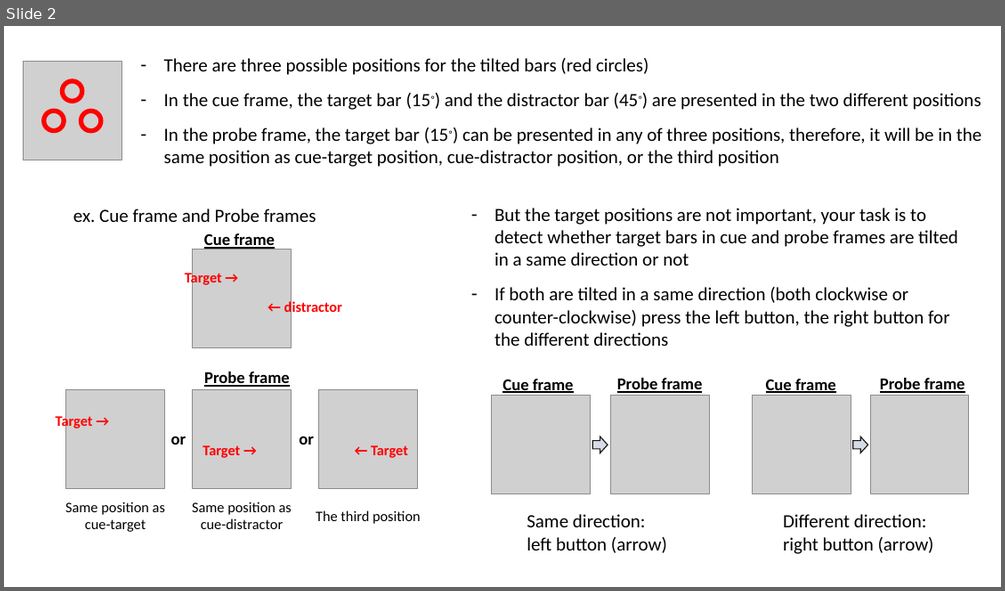
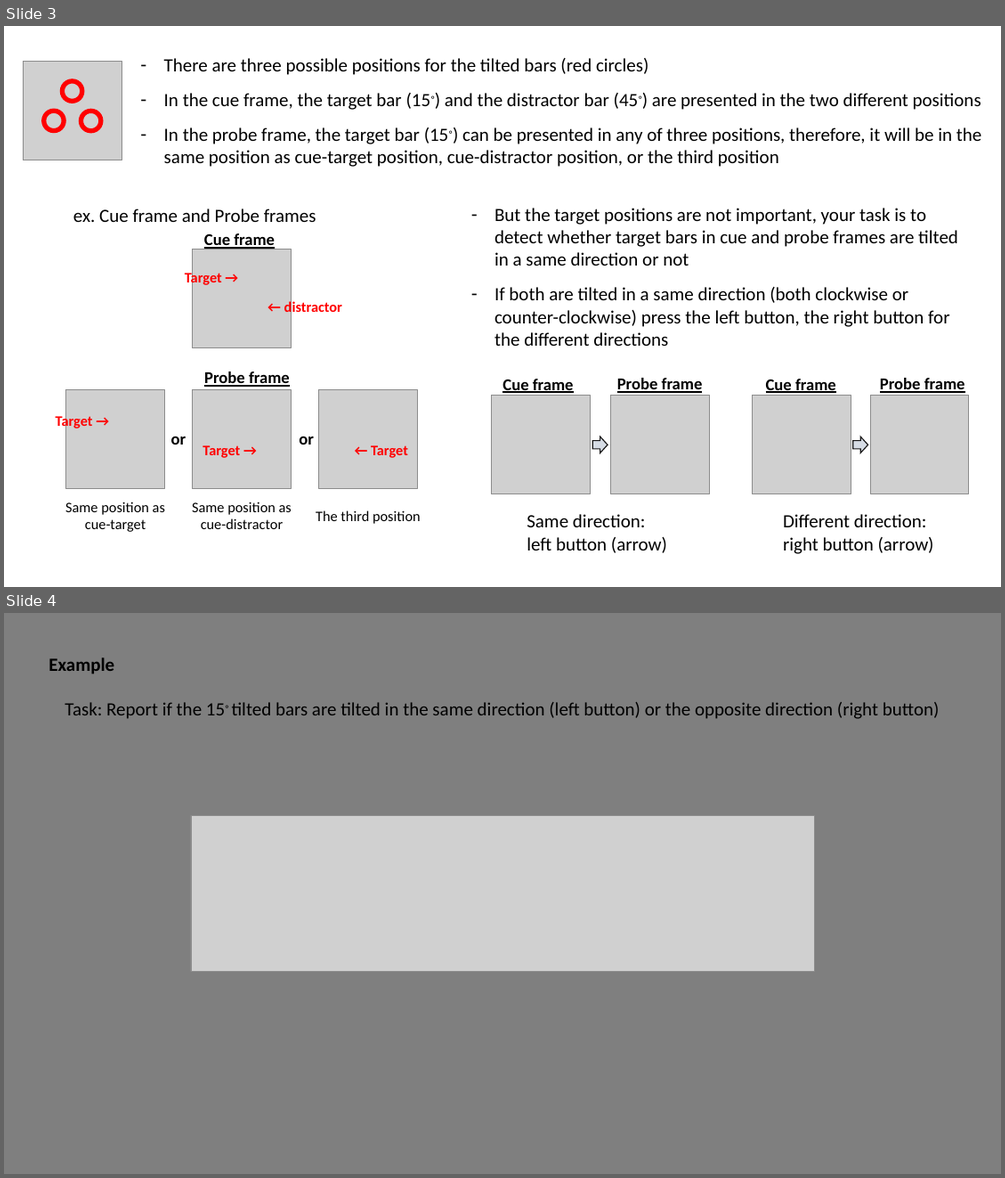
Before and after one commit to Ohyeon5/TPD_priority_map, a slide deck: Instructions/Instruction for observers.pptx. Shown one above the other, each under a label of ours: slide 2 before the commit, slides 3 and 4 after it. The pictures are 1005x591 and 1005x1178 pixels, drawn with LibreOffice and Linux fonts; fonts in the diff are those of the drawing; grey boxes stand for pictures. Boxes give left, top, right and bottom in pixels: in the first picture for what was removed or moved away, otherwise in the second. Text is boxed around its words. In the diff, an @@ line names an element or a change of style, - is before the commit and + after.

```diff
--- a/Instructions/Instruction for observers.pptx
+++ b/Instructions/Instruction for observers.pptx
@@ slide 4 added at (4,613,1001,1174), background #7F7F7F @@
@@ text added at (48,657,939,719), 18 pt, text #000000 @@
+Example
+Task: Report if the 15◦ tilted bars are tilted in the same direction (left button) or the opposite direction (right button)
@@ picture added at (191,816,814,971) @@
@@ what was slide 2 is now slide 3 @@
```
Also in this commit, not shown: 1 slide changed, 11 other slides added, 8 other files.
